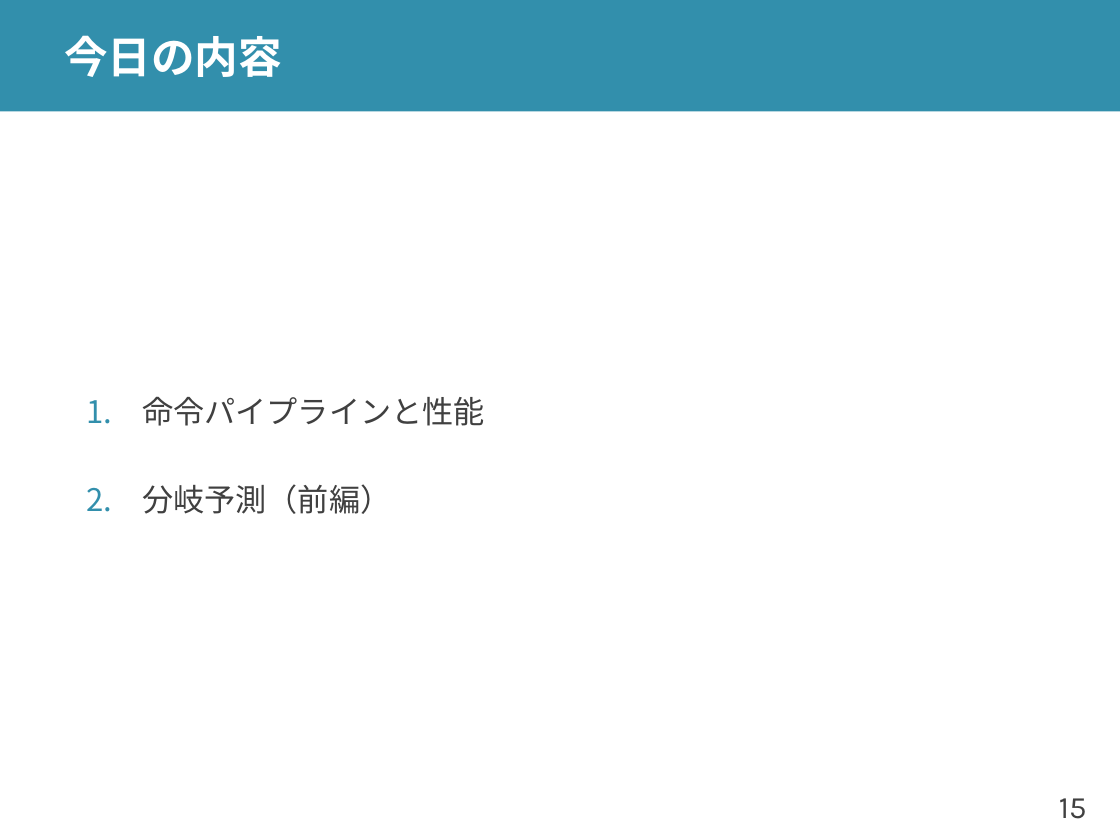
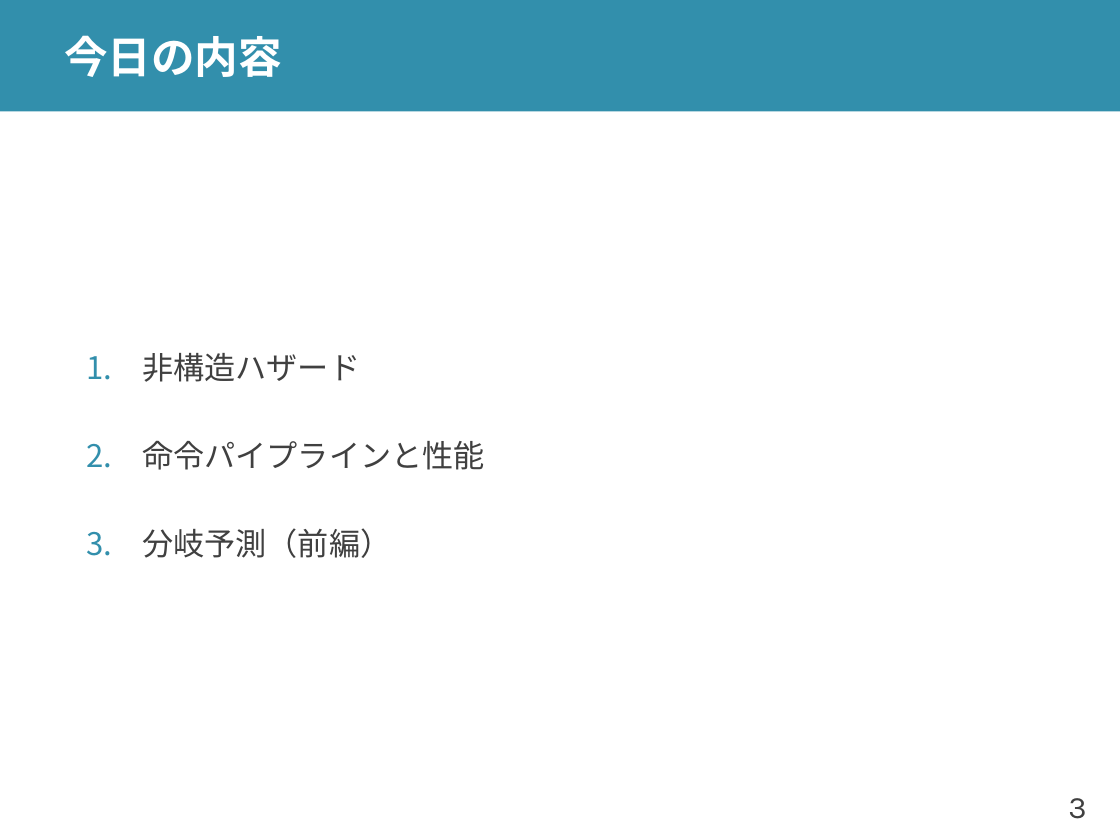
Before and after one commit to shioyadan/advanced-computer-organization, a slide deck: slide 3 of aco-shioya-05.pptx (slide 15 before the commit). Drawn at 1120x840 pixels with LibreOffice and Linux fonts; fonts in the diff are those of the drawing. Boxes give left, top, right and bottom in pixels: in the first picture for what was removed or moved away, otherwise in the second. Text is boxed around its words. In the diff, an @@ line names an element or a change of style, - is before the commit and + after.

Commit message:
第4回でおわらなかった非構造ハザードを次の回に移動

```diff
--- a/aco-shioya-05.pptx
+++ b/aco-shioya-05.pptx
@@ text at (x1=142, y1=353, x2=360, y2=382): paragraph added @@
+1. 非構造ハザード
@@ page number at (x1=1068, y1=798, x2=1086, y2=819): text changed @@
-15
+3
```
Also in this commit, not shown: 7 other slides changed, 30 slides added, 7 slides removed, 3 other files.
